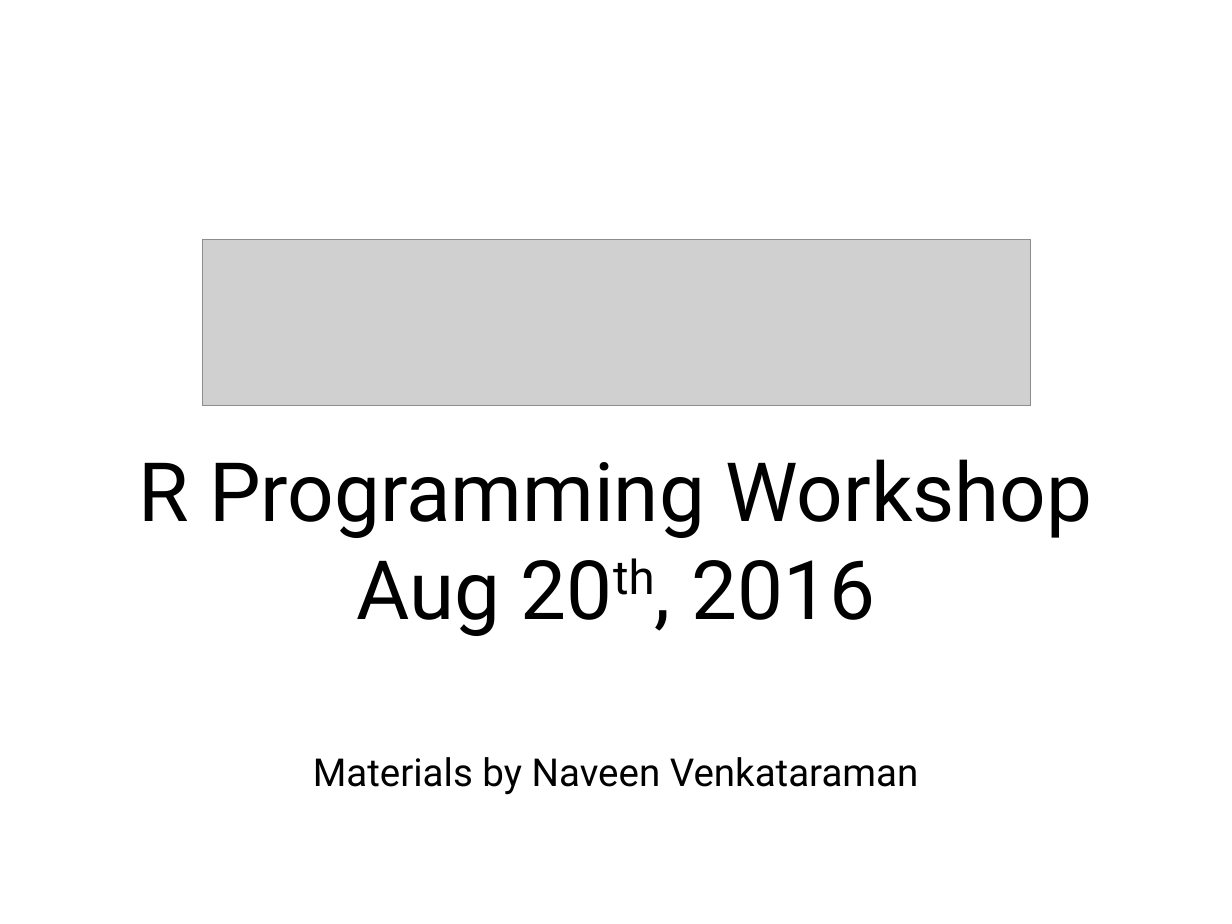
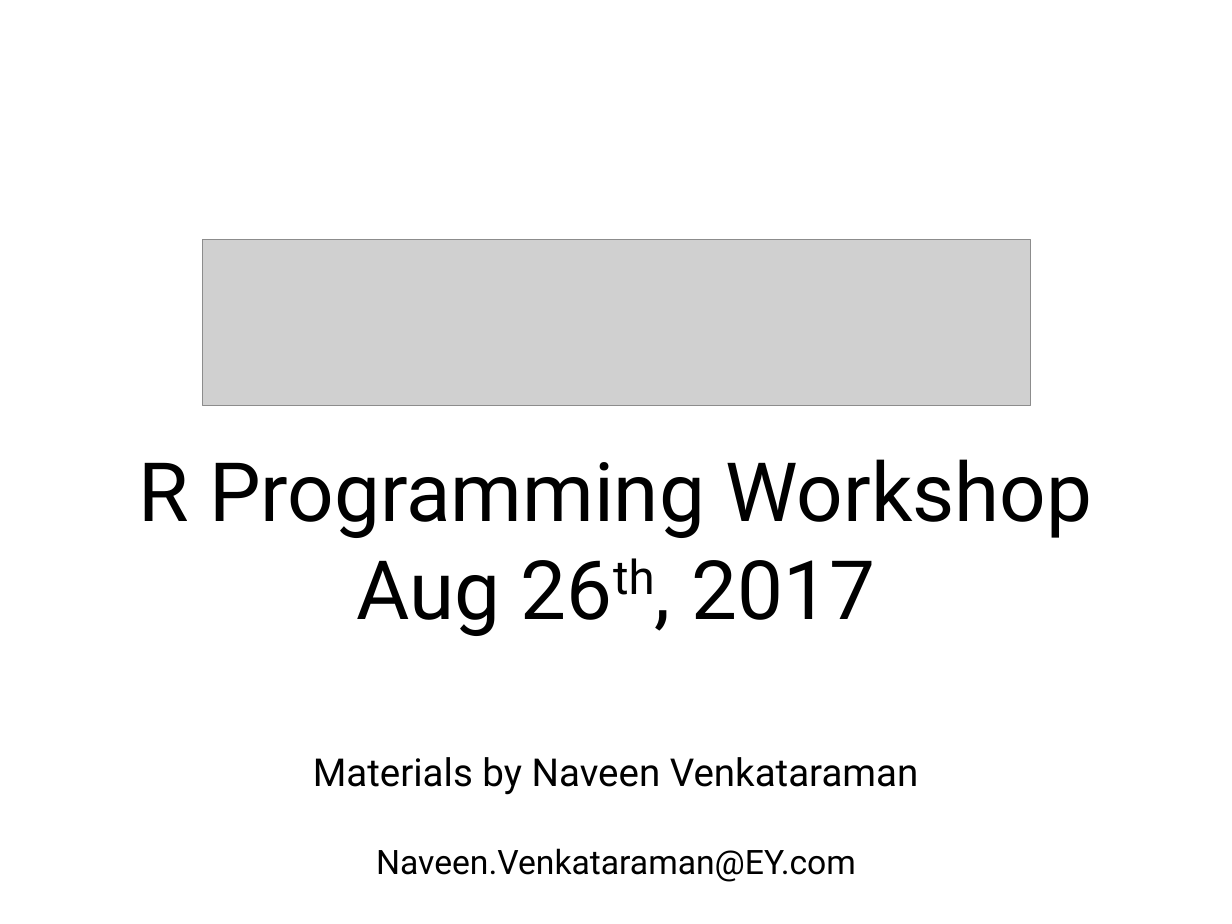
Before and after one commit to nvenkataraman1/RSeminar, a slide deck: slide 1 of sessions/session1/Session1.pptx. Drawn at 1232x924 pixels with LibreOffice and Linux fonts; fonts in the diff are those of the drawing; grey boxes stand for pictures. Boxes give left, top, right and bottom in pixels: in the first picture for what was removed or moved away, otherwise in the second. Text is boxed around its words. In the diff, an @@ line names an element or a change of style, - is before the commit and + after.

```diff
--- a/sessions/session1/Session1.pptx
+++ b/sessions/session1/Session1.pptx
@@ title at bbox=[139, 459, 1092, 636]: text changed @@
-R Programming Workshop
-Aug 20th, 2016
+R Programming Workshop
+Aug 26th, 2017
@@ text at bbox=[376, 848, 856, 882]: paragraph added @@
+Naveen.Venkataraman@EY.com
```
Also in this commit, not shown: 7 other files.
